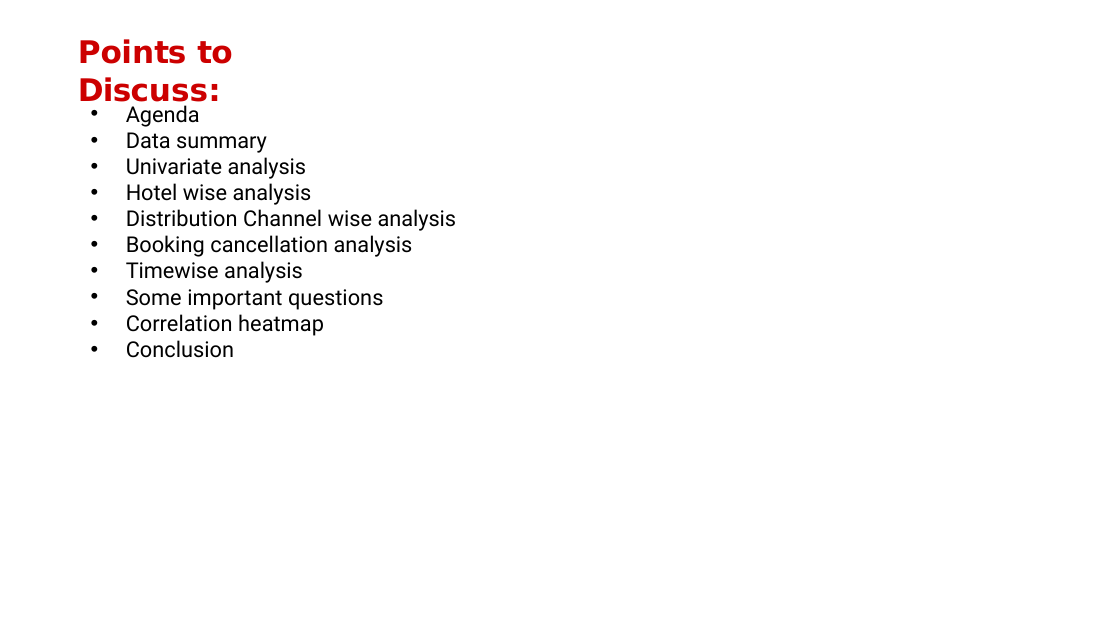
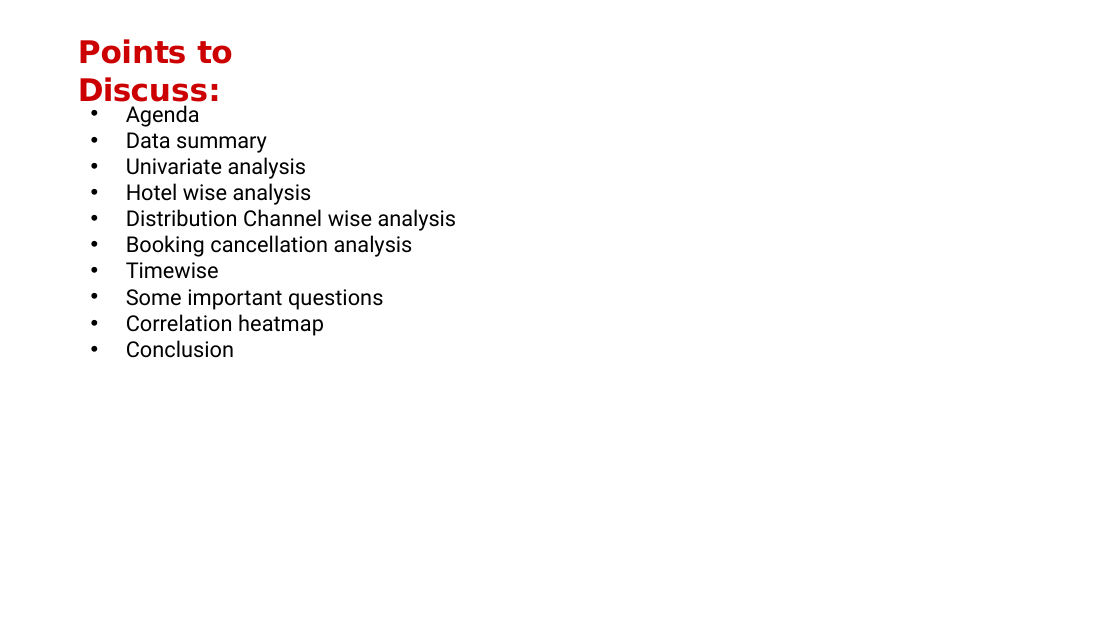
Before and after one commit to kuresh02/Hotel_Booking_EDA, a slide deck: slide 2 of Dfordata_eda_powerpoint.pptx. Drawn at 1120x630 pixels with LibreOffice and Linux fonts; fonts in the diff are those of the drawing; background and template pictures are left out. Boxes give left, top, right and bottom in pixels: in the first picture for what was removed or moved away, otherwise in the second. Text is boxed around its words. In the diff, an @@ line names an element or a change of style, - is before the commit and + after.

Commit message:
new created

```diff
--- a/Dfordata_eda_powerpoint.pptx
+++ b/Dfordata_eda_powerpoint.pptx
@@ text at box(126, 262, 219, 279): text changed @@
-• Timewise analysis
+• Timewise
```
